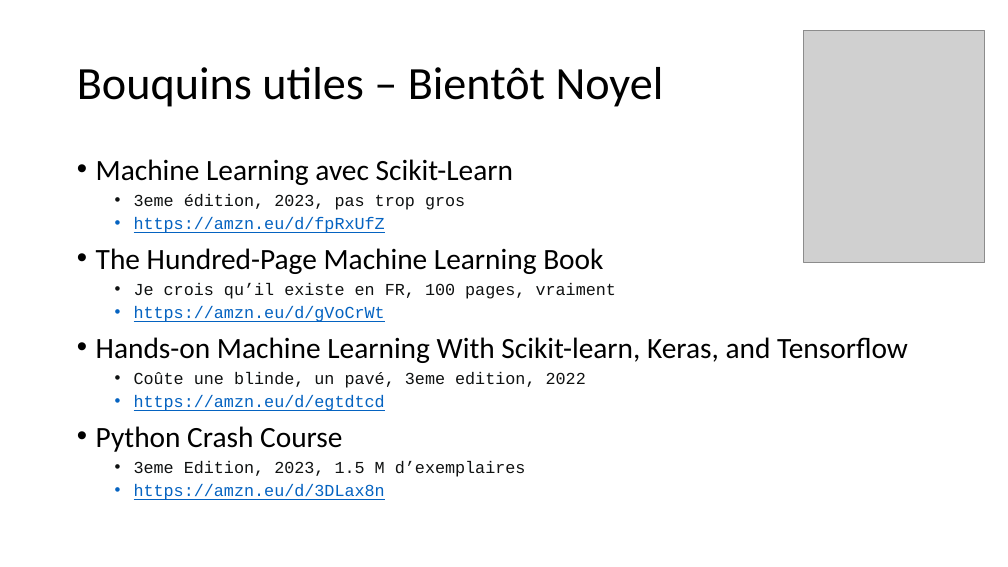
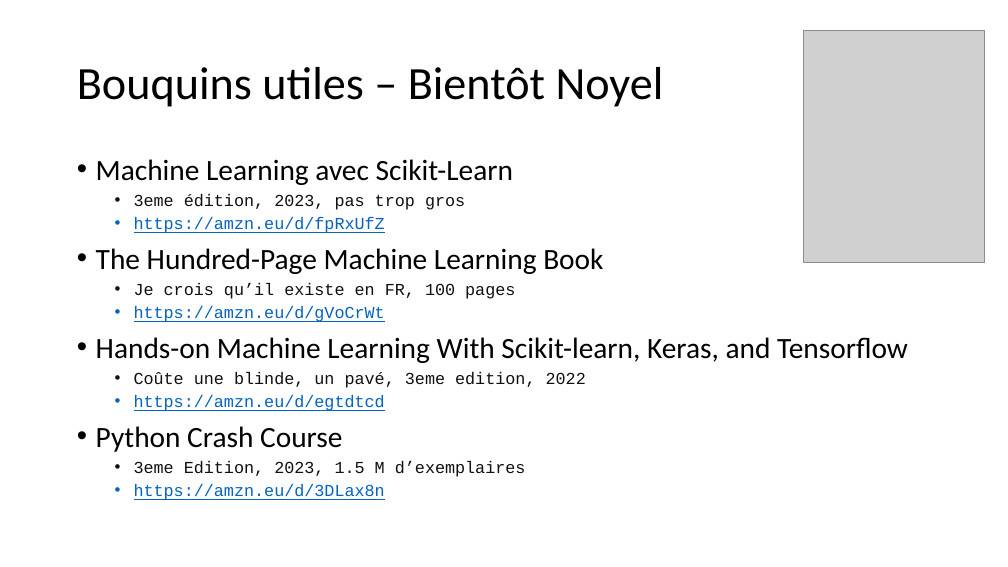
Before and after one commit to 40tude/Data_Essentials_Stage_Oct_2023, a slide deck: slide 3 of notes_de_stage.pptx. Drawn at 1008x567 pixels with LibreOffice and Linux fonts; fonts in the diff are those of the drawing; grey boxes stand for pictures. Boxes give left, top, right and bottom in pixels: in the first picture for what was removed or moved away, otherwise in the second. Text is boxed around its words. In the diff, an @@ line names an element or a change of style, - is before the commit and + after.

```diff
--- a/notes_de_stage.pptx
+++ b/notes_de_stage.pptx
@@ text at <box>134,283,515,299</box>: text changed @@
-  • Je crois qu’il existe en FR, 100 pages, vraiment
+  • Je crois qu’il existe en FR, 100 pages
```
Also in this commit, not shown: 13 other slides changed, 4 slides added, 1 other file.
